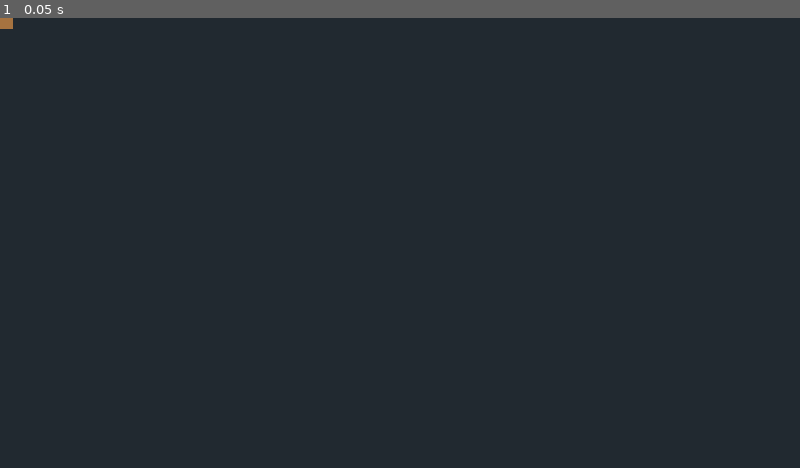
Above: before the commit, frame 1.
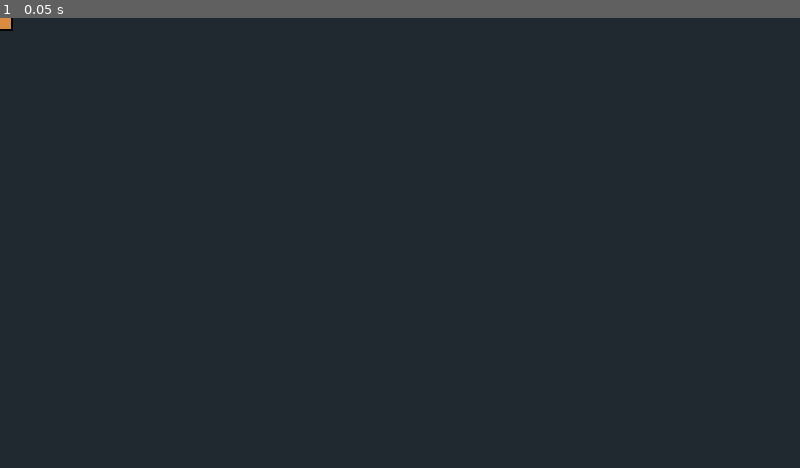
Above: after the commit, the same moment.

Repository: amoihans/GardenDefence
Game: Godot game, scene res://scenes/pickups/BowlingNut.tscn
The game is run twice, just before and just after one commit, with the same random seed, the same clock (stepped at 60 frames per second) and the same inputs. This scene is started directly instead of the project's main scene.
Inputs:
- Up to frame 1 (0.05 s): no input

The runs differ from the first frame. In frame 1, less than 0.1% of the frame differs, in the area x 0-2%, y 0-3%.

Commit message:
Bowling: brighter nuts, black border, z_index 10, no 2s delay
- z_index = 10 so nuts render above lawn background
- Black border + bright orange (0.85, 0.55, 0.25) for high contrast
- Removed 2s timer so nuts appear immediately on entry

Diff:
--- a/scripts/bowling_nut.gd
+++ b/scripts/bowling_nut.gd
@@ -19,10 +19,22 @@
 var _ready_tween: Tween                   # 待命浮动 tween（发射时要 kill）
 
 func _ready() -> void:
+    z_index = 10                            # 显在 lawn 背景之上
     _body = ColorRect.new()
-    _body.color = Color(0.65, 0.45, 0.25)
+    _body.color = Color(0.85, 0.55, 0.25)  # 鲜亮橙棕（在浅绿草坪上明显）
     _body.size = Vector2(40, 40)
     _body.position = Vector2(-20, -20)
+    add_child(_body)
+    # 黑色边框让坚果边缘更清楚
+    var border := ColorRect.new()
+    border.color = Color(0, 0, 0)
+    border.size = Vector2(40, 40)
+    border.position = Vector2(-20, -20)
+    add_child(border)
+    _body = ColorRect.new()                 # 重建在 border 上面
+    _body.color = Color(0.85, 0.55, 0.25)
+    _body.size = Vector2(36, 36)
+    _body.position = Vector2(-18, -18)
     add_child(_body)
     # 待命时上下浮动（视觉提示"可发射"）
     if is_ready:
